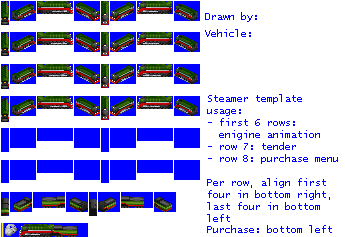
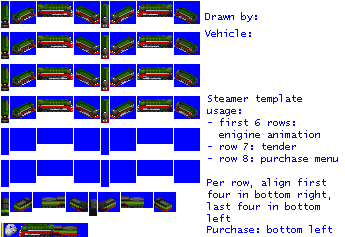
Revision of a layered 345px x 237px image; what changed, layer by layer:
renamed "Capa pegada" to "original", painted on it over [1, 1, 198, 187]
painted on "empty.png" over [1, 14, 200, 187]
